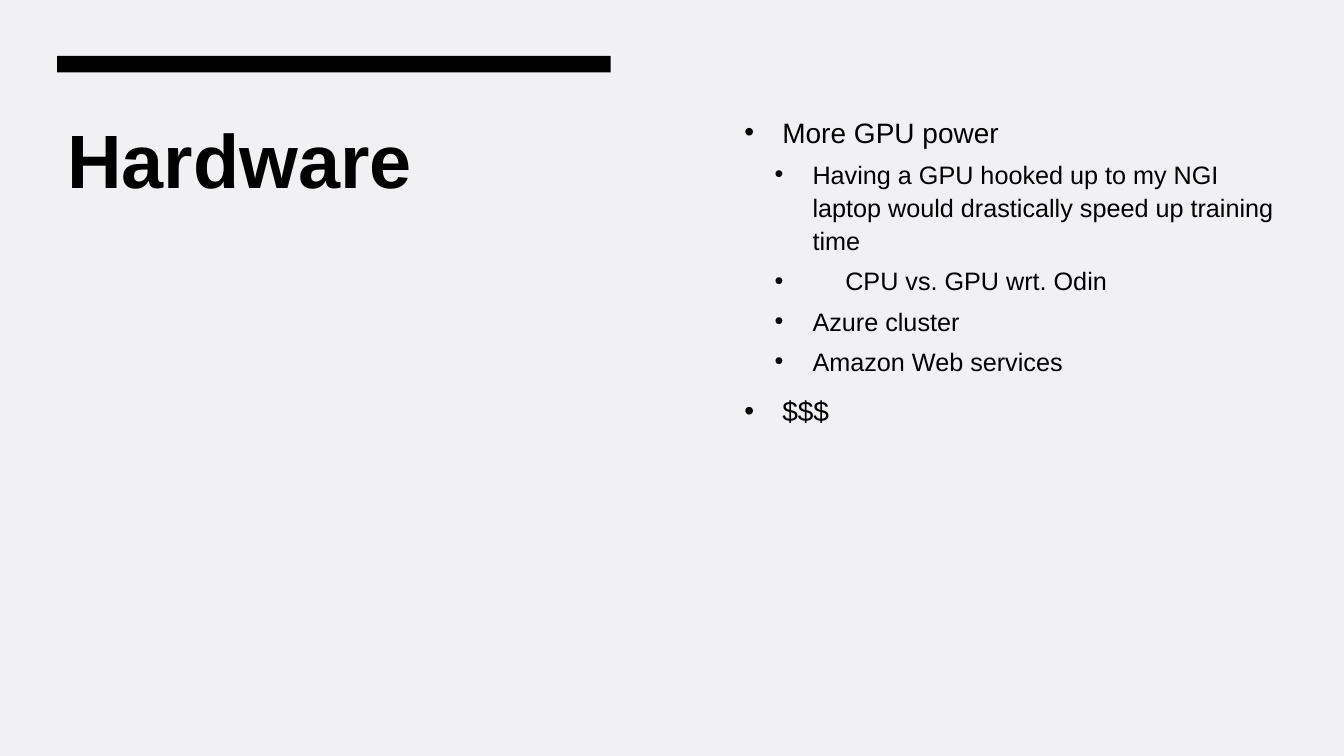
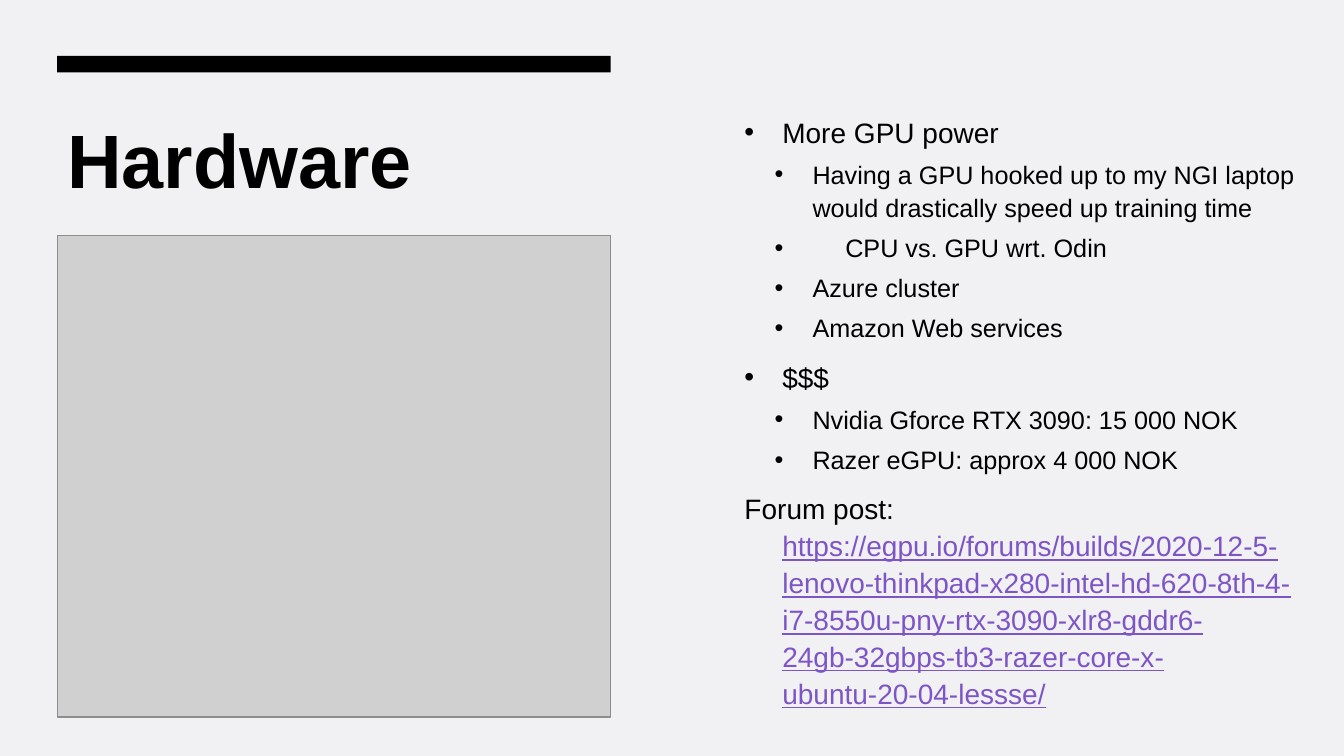
Before and after one commit to sjurmsc/MSC2023, a slide deck: slide 18 of Meeting Presentations/06.10.2022_General_meeting.pptx (slide 13 before the commit). Drawn at 1344x756 pixels with LibreOffice and Linux fonts; fonts in the diff are those of the drawing; grey boxes stand for pictures. Boxes give left, top, right and bottom in pixels: in the first picture for what was removed or moved away, otherwise in the second. Text is boxed around its words. In the diff, an @@ line names an element or a change of style, - is before the commit and + after.

```diff
--- a/Meeting Presentations/06.10.2022_General_meeting.pptx
+++ b/Meeting Presentations/06.10.2022_General_meeting.pptx
@@ picture added at (57,236,611,718) @@
@@ text at (744,410,1290,708): paragraphs added @@
+  • Nvidia Gforce RTX 3090: 15 000 NOK
+  • Razer eGPU: approx 4 000 NOK
+Forum post: https://egpu.io/forums/builds/2020-12-5-lenovo-thinkpad-x280-intel-hd-620-8th-4-i7-8550u-pny-rtx-3090-xlr8-gddr6-24gb-32gbps-tb3-razer-core-x-ubuntu-20-04-lessse/
```
Also in this commit, not shown: 9 other slides changed, 6 slides added, 1 slide removed, 4 other files.
